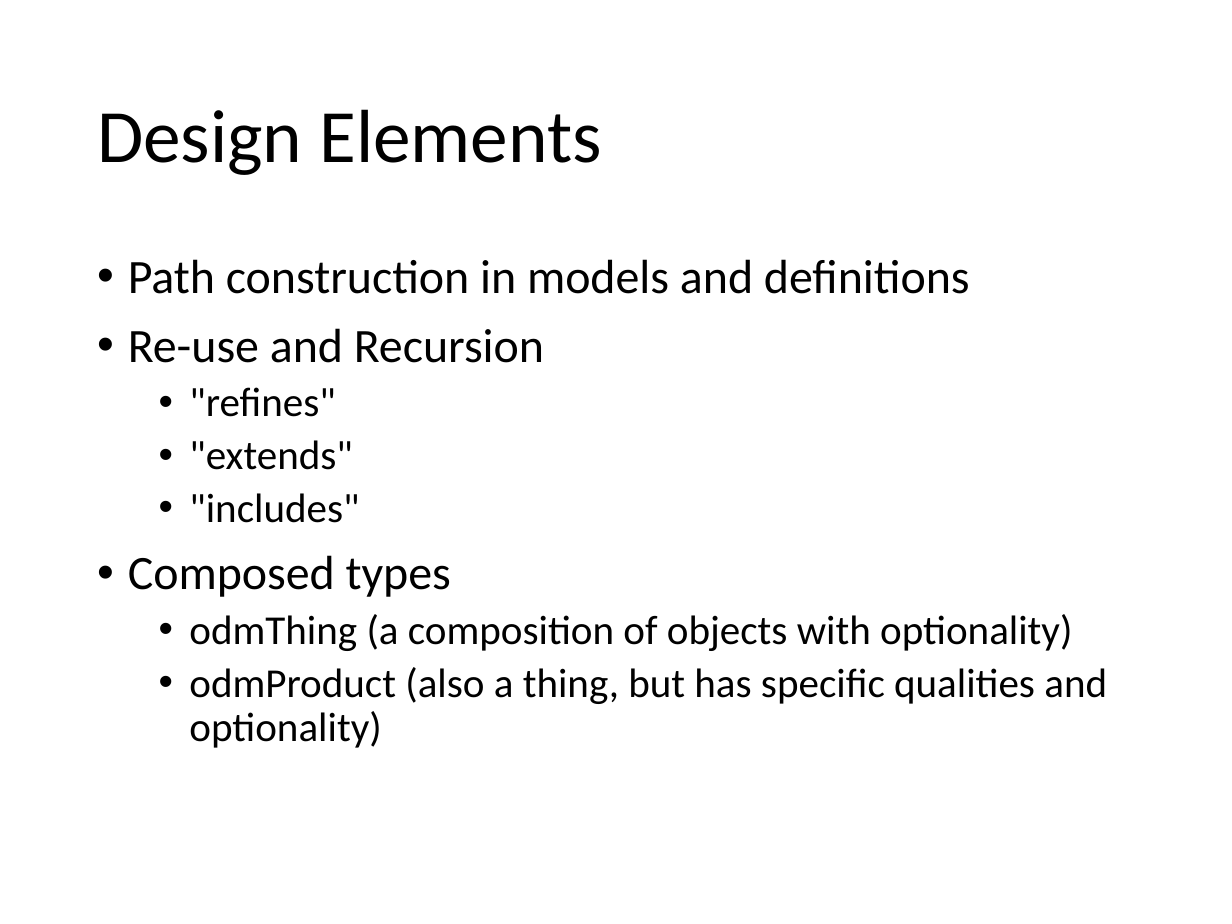
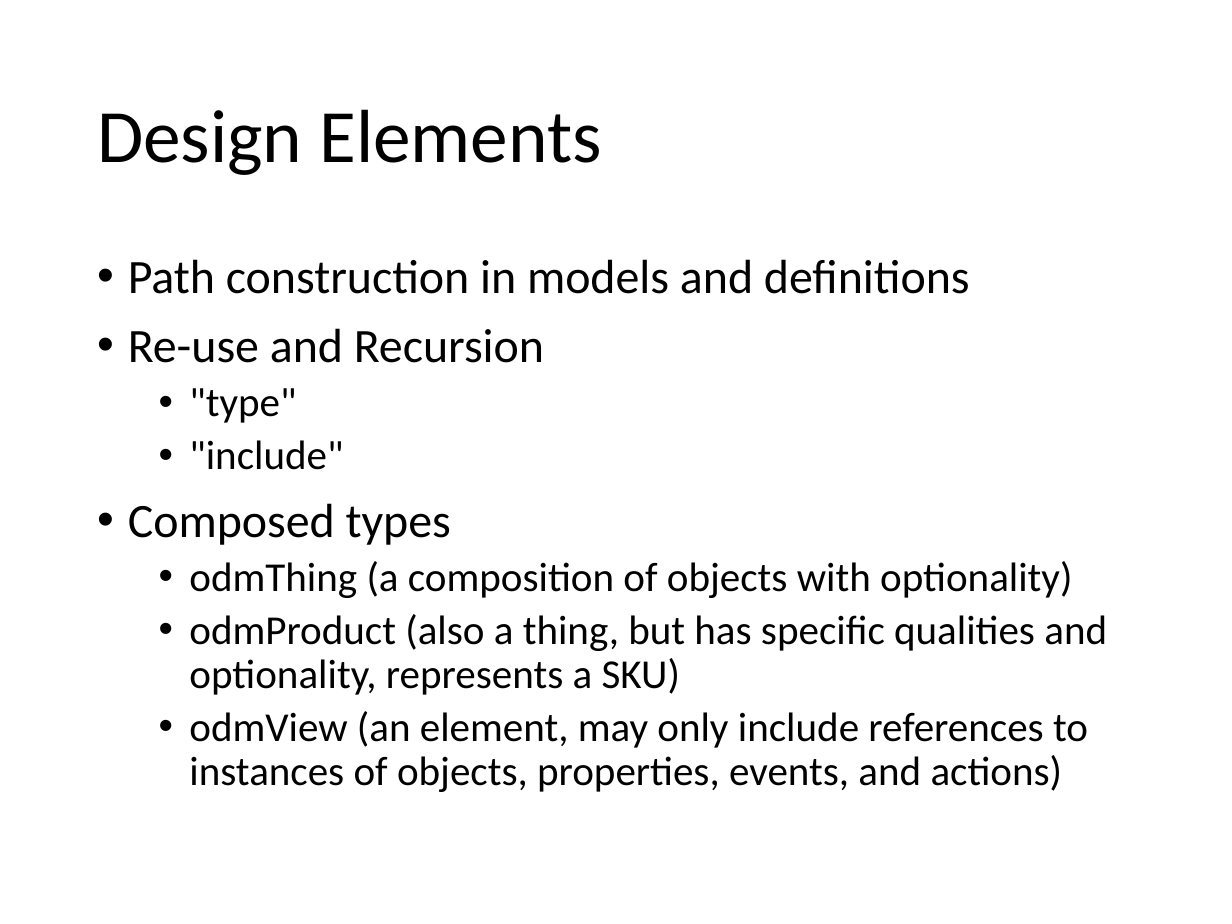
Before and after one commit to mjkoster/ODM-Examples, a slide deck: slide 5 of sdf-extensions.pptx (slide 6 before the commit). Drawn at 1232x924 pixels with LibreOffice and Linux fonts; fonts in the diff are those of the drawing. Boxes give left, top, right and bottom in pixels: in the first picture for what was removed or moved away, otherwise in the second. Text is boxed around its words. In the diff, an @@ line names an element or a change of style, - is before the commit and + after.

Commit message:
added an OCF example
added an OCF example to illustrate the use of the odmView class to model OCF Interface Types

```diff
--- a/sdf-extensions.pptx
+++ b/sdf-extensions.pptx
@@ text at (x1=189, y1=388, x2=343, y2=470): text changed @@
-  • "refines"
-  • "extends"
-  • "includes"
+  • "type"
+  • "include"
@@ text at (x1=189, y1=614, x2=1107, y2=792): text changed @@
-  • odmProduct (also a thing, but has specific qualities and optionality)
+  • odmProduct (also a thing, but has specific qualities and optionality, represents a SKU)
+  • odmView (an element, may only include references to instances of objects, properties, events, and actions)
```
Also in this commit, not shown: 4 other slides changed, 4 slides added, 2 slides removed, 2 other files.
